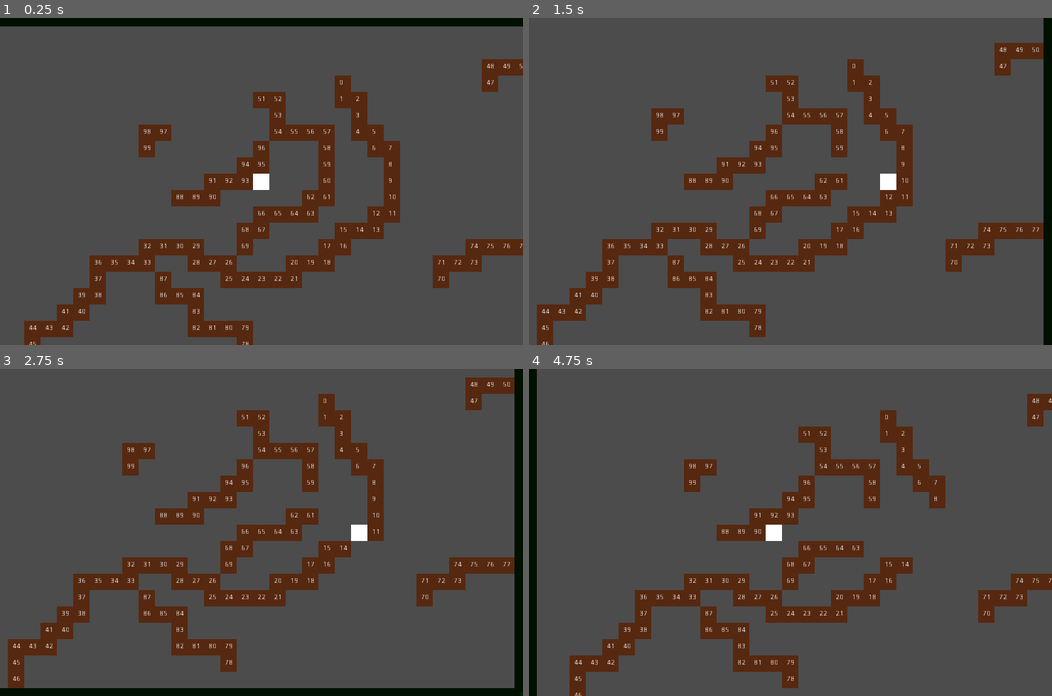
Above: before the commit, frames 1-4 (two rows, left to right).
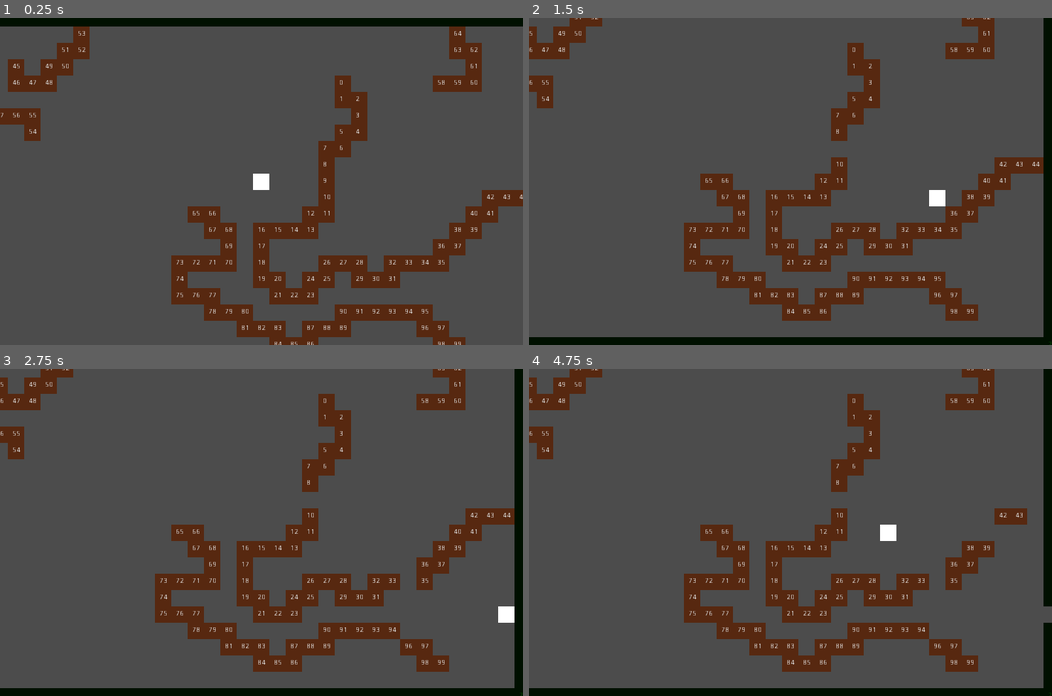
Above: after the commit, the same moments.

Repository: LucasCarrias/Topdown-Pathfinder
Game: Godot game, scene res://Scenes/Game.tscn
The game is run twice, just before and just after one commit, with the same random seed, the same clock (stepped at 60 frames per second) and the same inputs.
Inputs:
- Up to frame 1 (0.25 s): no input
- Up to frame 2 (1.5 s): tap Enter (ui_accept) at 0.5, 0.77 s; hold Right (ui_right) 0.53-1.28 s; hold Down (ui_down) from 1.28 s (still down)
- Up to frame 3 (2.75 s): tap Enter (ui_accept) at 1.52, 2 s; release Down (ui_down) at 2.03 s; hold Right (ui_right) from 2.03 s (still down)
- Up to frame 4 (4.75 s): tap Enter (ui_accept) at 2.75, 3.02, 3.5, 3.77, 4.25, 4.52 s; release Right (ui_right) at 2.78 s; hold Up (ui_up) 2.78-3.53 s; hold Left (ui_left) from 3.53 s (still down)

The runs differ from the first frame. In frame 1, 24% of the frame differs, in the area x 0-100%, y 2-100%; in frame 2, 26%; in frame 3, 23%; in frame 4, 26%, in the area x 0-100%, y 0-100%.

Commit message:
Fix double_check on check_steps

Diff:
--- a/Scripts/MapGenerator.gd
+++ b/Scripts/MapGenerator.gd
@@ -43,20 +43,11 @@
 		current_pos = last_pos
 		current_pos += steps[rng.randi_range(0, len(steps)-1)]
 		done = is_single_pos(object) and is_pos_on_window(object.global_position)
+
 	if loops == 50:
-		done = false
 		object.set_rand_pos(true)
 		current_pos = object.global_position
 	object.global_position = current_pos
-
-
-func set_rand_pos(object):
-	var done = false
-	while not done:
-		var pos_x = 32*floor(rng.randi_range(1,  WINDOW_GRID.x-1))
-		var pos_y = 32*floor(rng.randi_range(1,  WINDOW_GRID.y-1))
-		object.global_position = Vector2(pos_x, pos_y)
-		done = is_single_pos(object) and is_pos_on_window(object.global_position)
 
 
 func is_single_pos(object):
@@ -89,3 +80,11 @@
 	add_child(wall)
 	wall.modulate = Color(0,0.4,0)
 	wall.global_position = Vector2(WINDOW_SIZE.x+32, 32*(WINDOW_GRID.y+1))
+
+func set_rand_pos(object):
+	var done = false
+	while not done:
+		var pos_x = 32*floor(rng.randi_range(1,  WINDOW_GRID.x-1))
+		var pos_y = 32*floor(rng.randi_range(1,  WINDOW_GRID.y-1))
+		object.global_position = Vector2(pos_x, pos_y)
+		done = is_single_pos(object) and is_pos_on_window(object.global_position)
--- a/Scripts/Wall.gd
+++ b/Scripts/Wall.gd
@@ -9,7 +9,7 @@
 func check_steps(pos, double_check):
 	var possible_movements = []
 	var step = Vector2()
-	var check_list = [0,-32,32,-64,64] if double_check else [0,-32,32]
+	var check_list = [0,-32,32]
 	for x in [-32,32]:
 		var possible = true
 		for y in check_list:
@@ -18,6 +18,10 @@
 			if !is_single_pos(pos+Vector2(x,y)) or !is_pos_on_window(pos+Vector2(x,y)):
 				possible = false
 				break
+			if double_check:
+				if !is_single_pos(pos+Vector2(x*2,y)):
+					possible = false
+					break
 
 		if possible:
 			step = Vector2(step.x, 0)
@@ -31,10 +35,14 @@
 			if !is_single_pos(pos+Vector2(x,y)) or !is_pos_on_window(pos+Vector2(x,y)):
 				possible = false
 				break
+			if double_check:
+				if !is_single_pos(pos+Vector2(x,y*2)):
+					possible = false
+					break
 		if possible:
 			step = Vector2(0, step.y)
 			possible_movements.append(step)
-	print(str(get_position_in_parent())+" "+str(possible_movements))
+	print(str(get_parent().get_child_count()-2)+str(possible_movements))
 	return possible_movements
 
 func set_rand_pos(no_surround):
@@ -59,6 +67,7 @@
 			for y in [-32,0,32]:
 				if get_parent().get_child(i).global_position == pos+Vector2(x,y):
 					return false
+	print("ok")
 	return true
 
 func is_pos_on_window(pos):
